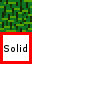
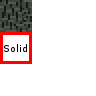
Two versions of the same layered image (96 x 96). Layer-by-layer changes:
added layer "Pasted Layer" above "Solid" over <box>0,0,32,32</box>
